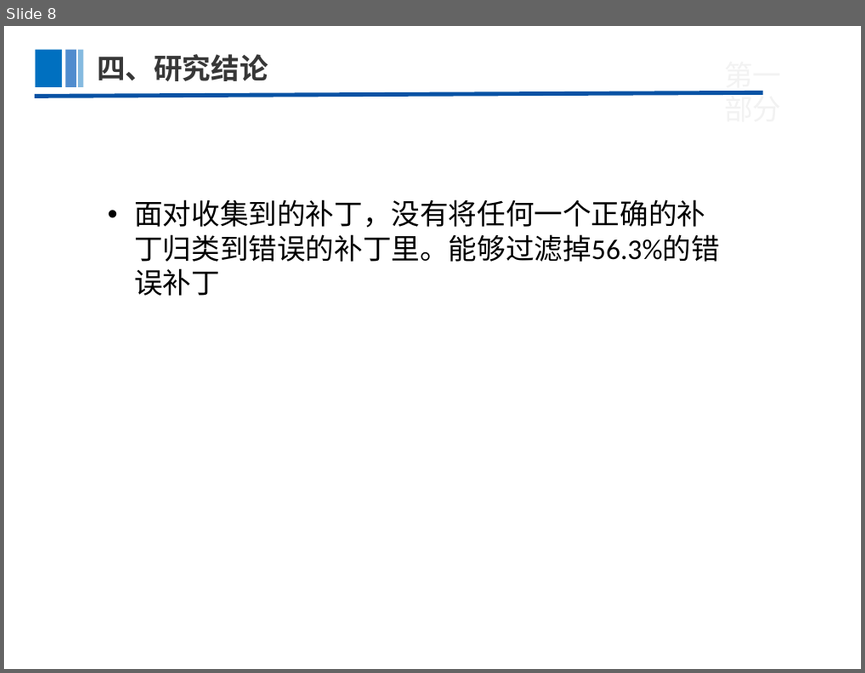
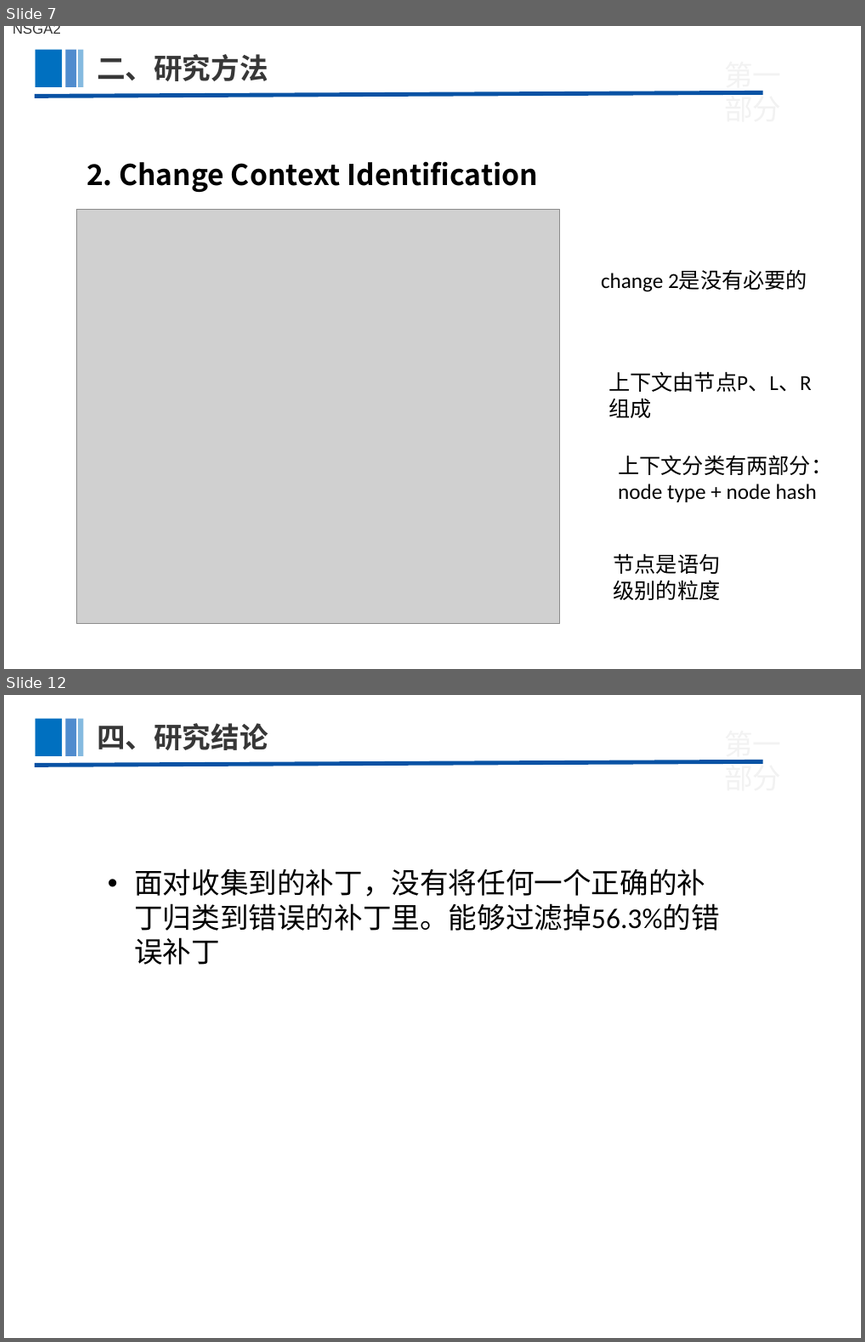
Before and after one commit to zxdemm/paper, a slide deck: 研一上/软件缺陷修复/补丁评估方向/Identifying Patch Correctness in Test-Based Program Repair.pptx. Shown one above the other, each under a label of ours: slide 8 before the commit, slides 7 and 12 after it; the slides between them are not shown. The pictures are 865x673 and 865x1342 pixels, drawn with LibreOffice and Linux fonts; fonts in the diff are those of the drawing; grey boxes stand for pictures; background and template pictures are left out. Boxes give left, top, right and bottom in pixels: in the first picture for what was removed or moved away, otherwise in the second. Text is boxed around its words. In the diff, an @@ line names an element or a change of style, - is before the commit and + after.

```diff
--- a/研一上/软件缺陷修复/补丁评估方向/Identifying Patch Correctness in Test-Based Program Repair.pptx
+++ b/研一上/软件缺陷修复/补丁评估方向/Identifying Patch Correctness in Test-Based Program Repair.pptx
@@ slide 7 added at [4,26,861,669], background picture (left out) @@
@@ text added at [12,26,61,34], 12 pt, text #333333 @@
+NSGA2
@@ rectangle added at [35,49,63,87], fill #0070C0 @@
@@ rectangle added at [66,49,76,87], fill #065CBA at 70% opacity @@
@@ rectangle added at [79,49,84,87], fill #0070C0 at 48% opacity @@
@@ text added at [97,54,268,81], 24 pt, text #373737, bold @@
+二、研究方法
@@ line added from (35, 97) to (763, 93), #0852A4 3.5 pt @@
@@ text added at [724,91,781,95], 24 pt, text #F2F2F2 @@
+第一部分
@@ text added at [86,161,538,192], 24 pt, text #000000, bold @@
+2. Change Context Identification
@@ picture added at [76,210,559,624] @@
@@ text added at [601,271,807,292], 18 pt, text #000000 @@
+change 2是没有必要的
@@ text added at [608,371,812,392], 18 pt, text #000000 @@
+上下文由节点P、L、R组成
@@ text added at [618,454,832,502], 18 pt, text #000000 @@
+上下文分类有两部分：
+node type + node hash
@@ text added at [613,553,721,600], 18 pt, text #000000 @@
+节点是语句级别的粒度
@@ what was slide 8 is now slide 12 @@
```
Also in this commit, not shown: 7 slides changed, 3 other slides added, 10 other files.
